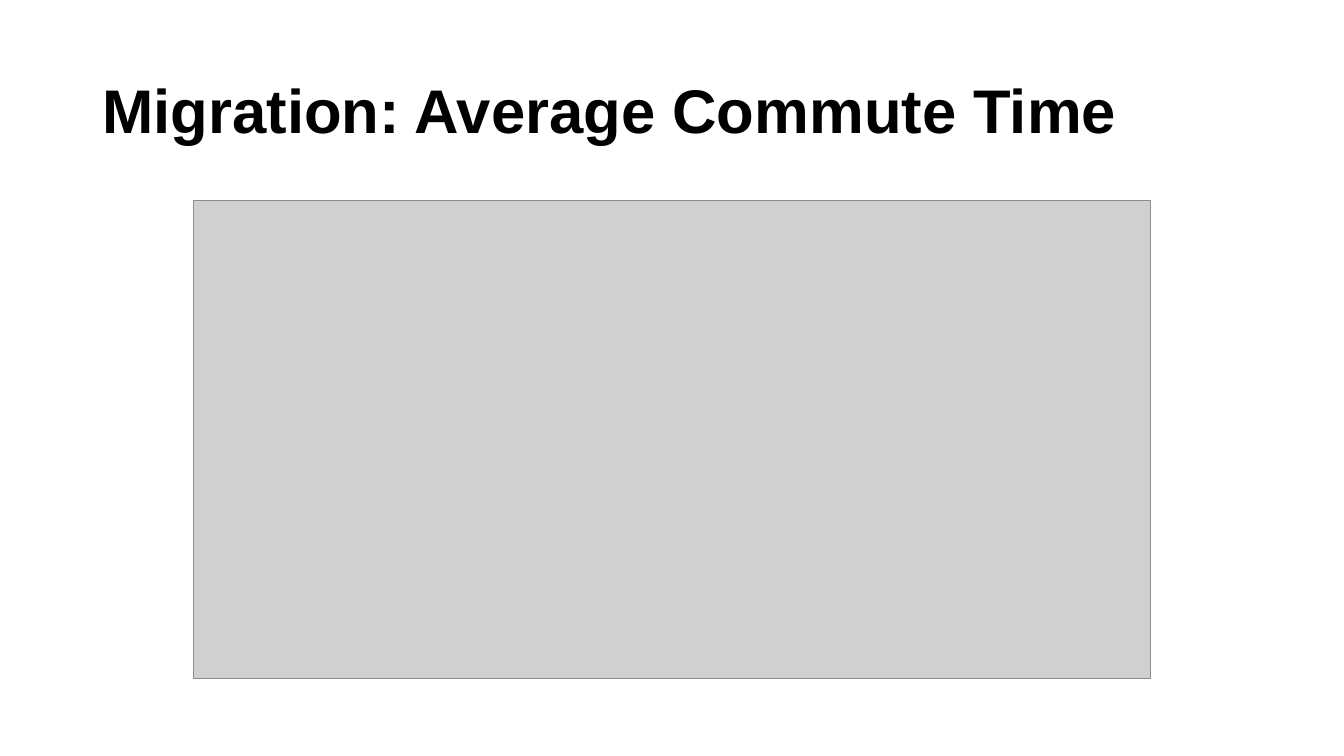
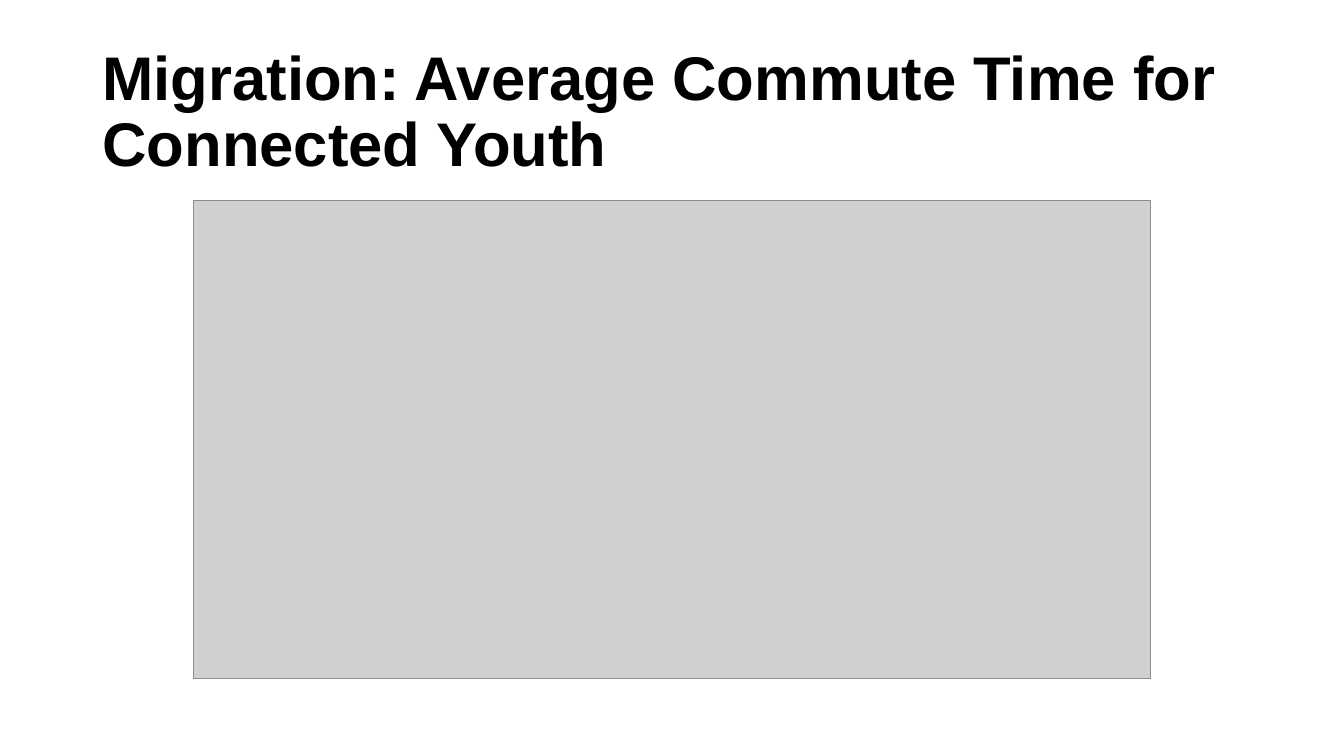
Before and after one commit to ucdiegorubi/oy_census_analysis, a slide deck: slide 17 of create_powerpoint/household_structure_estimates.pptx (slide 16 before the commit). Drawn at 1344x756 pixels with LibreOffice and Linux fonts; fonts in the diff are those of the drawing; grey boxes stand for pictures; background and template pictures are left out. Boxes give left, top, right and bottom in pixels: in the first picture for what was removed or moved away, otherwise in the second. Text is boxed around its words. In the diff, an @@ line names an element or a change of style, - is before the commit and + after.

Commit message:
updated household types to include connected youth only households for comparison and updated visualizations

```diff
--- a/create_powerpoint/household_structure_estimates.pptx
+++ b/create_powerpoint/household_structure_estimates.pptx
@@ title at (102,55,1215,167): text changed @@
-Migration: Average Commute Time
+Migration: Average Commute Time for Connected Youth
```
Also in this commit, not shown: 7 other slides changed, 3 slides added, 2 slides removed, 5 other files.
